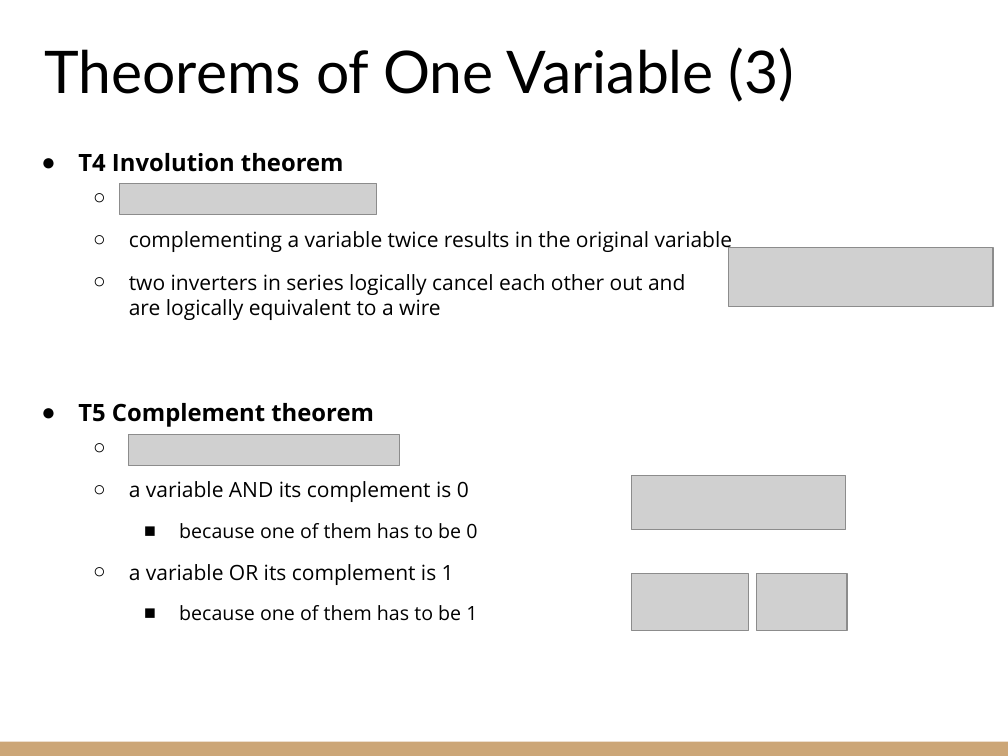
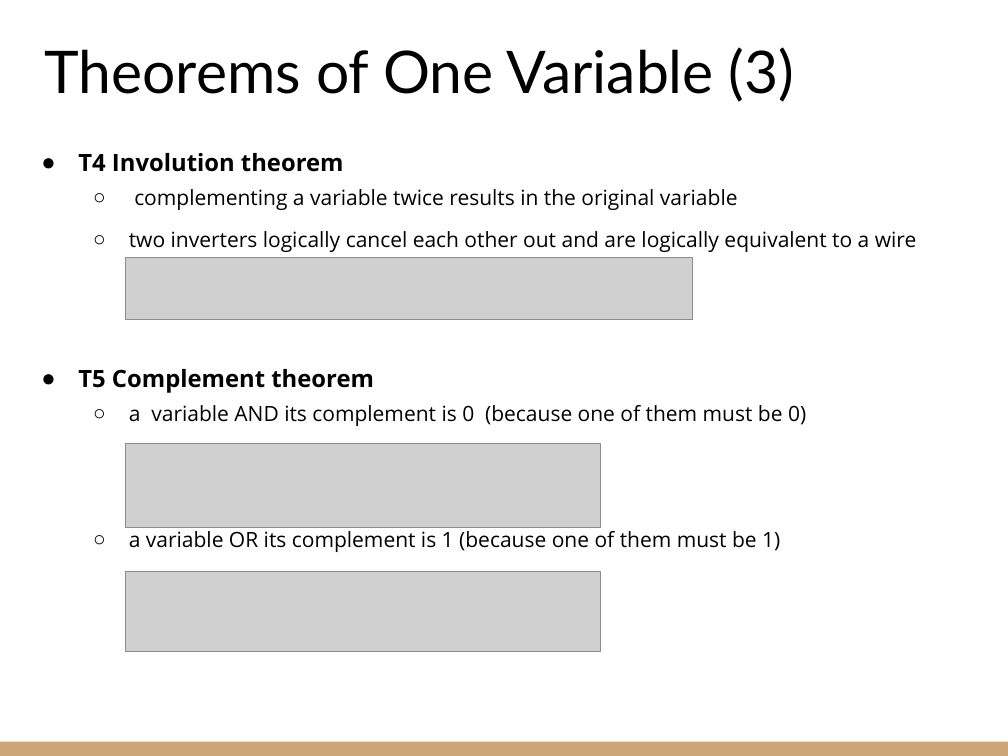
Before and after one commit to riccardoberta/esd, a slide deck: slide 11 of 05 - Boolean Algebra/slides.pptx (slide 12 before the commit). Drawn at 1008x756 pixels with LibreOffice and Linux fonts; fonts in the diff are those of the drawing; grey boxes stand for pictures. Boxes give left, top, right and bottom in pixels: in the first picture for what was removed or moved away, otherwise in the second. Text is boxed around its words. In the diff, an @@ line names an element or a change of style, - is before the commit and + after.

```diff
--- a/05 - Boolean Algebra/slides.pptx
+++ b/05 - Boolean Algebra/slides.pptx
@@ picture removed at bbox=[119, 183, 376, 215] @@
@@ text at bbox=[129, 231, 917, 252]: text changed @@
-  ○ two inverters in series logically cancel each other out and
-    are logically equivalent to a wire
+  ○ two inverters logically cancel each other out and are logically equivalent to a wire
@@ picture added at bbox=[126, 257, 694, 320] @@
@@ picture removed at bbox=[729, 248, 993, 306] @@
@@ text at bbox=[129, 405, 806, 552]: text changed @@
-  ○ a variable AND its complement is 0
-    ■ because one of them has to be 0
-  ○ a variable OR its complement is 1
-    ■ because one of them has to be 1
+  ○ a variable AND its complement is 0 (because one of them must be 0)
+  ○ a variable OR its complement is 1 (because one of them must be 1)
@@ picture added at bbox=[126, 444, 601, 527] @@
@@ picture removed at bbox=[128, 434, 399, 466] @@
@@ picture removed at bbox=[631, 475, 845, 529] @@
@@ picture added at bbox=[126, 572, 601, 651] @@
@@ picture removed at bbox=[631, 574, 748, 630] @@
@@ picture removed at bbox=[757, 574, 847, 630] @@
```
Also in this commit, not shown: 22 other slides changed, 2 slides added, 6 slides removed, 7 other files.
